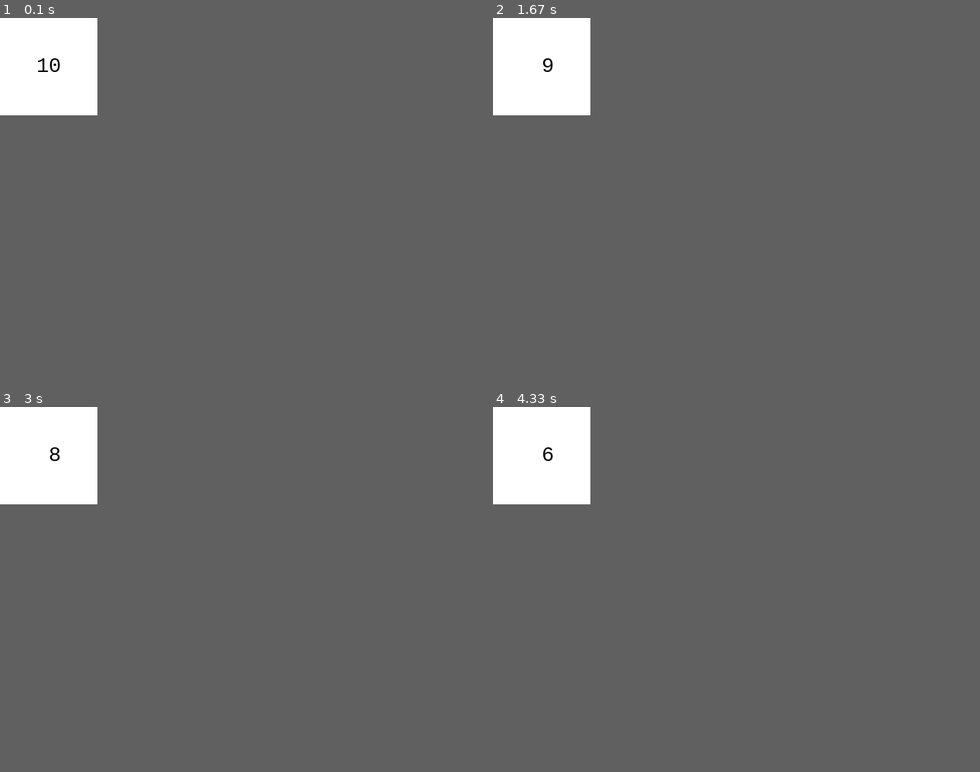
Above: before the commit, frames 1-4 (two rows, left to right).
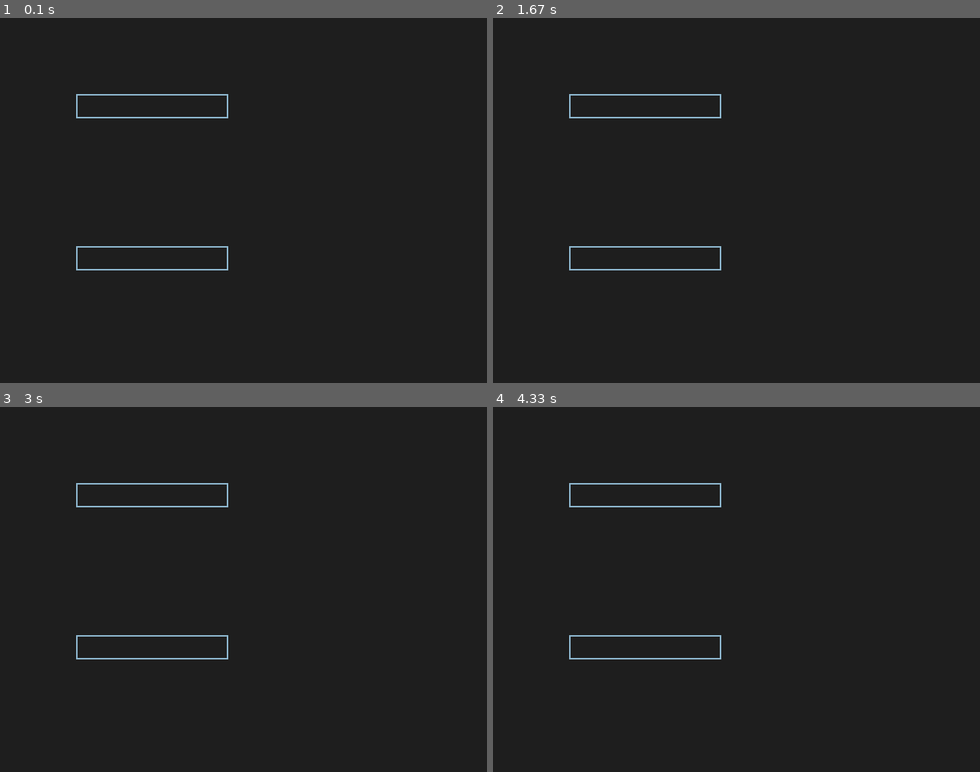
Above: after the commit, the same moments.

Repository: merry-cooperation/refactorMeowHero
Game: pygame game, started from src/modules/interface.py
Same seed, same stepped clock (60 frames per second), same inputs: the game is played once before the commit and once after it.
Inputs (mouse positions are in pixels of both pictures, inside the frame that each line leads up to):
- Up to frame 1 (0.1 s): no input
- Up to frame 2 (1.67 s): click (643, 105) at 0.38 s; tap Enter at 0.67 s; tap Backspace at 1 s; click (916, 328) at 1.38 s
- Up to frame 3 (3 s): click (150, 647) at 2.27 s; click (228, 527) at 2.6 s
- Up to frame 4 (4.33 s): click (643, 494) at 3.43 s; click (887, 582) at 3.77 s
In our replay, the window is 128x128 before the commit and 640x480 after it. These sizes can differ from the game's own. Grey fills any space a smaller window leaves; there, only what the larger window draws over its background counts as a difference.

The runs differ from the first frame. In frame 1, 5.9% of the frame differs, in the area x 0-47%, y 0-70%; in frame 2, 5.9%; in frame 3, 5.9%; in frame 4, 5.9%.

Commit message:
Input box class added

Diff:
--- a/src/main.py
+++ b/src/main.py
@@ -273,11 +273,14 @@
             victory = False
 
         pygame.display.update()
-
         main_clock.tick(FPS)
 
+    pygame.mixer.music.stop()
+
     if victory:
+        # checking for new record
         if score > top_score:
+            # TODO: put level in player.levels
             handler = open("../stats/high_score.json", 'r')
             data = json.load(handler)
             handler.close()
@@ -286,10 +289,8 @@
             json.dump(data, handler)
             handler.close()
     else:
-        pygame.mixer.music.stop()
         game_over_sound.play()
 
-    # TODO: check if game is over
     pygame.display.update()
     wait_for_player_to_press_key(player)
 
@@ -420,6 +421,9 @@
                     # break
                 elif button_quit.is_over(mouse_pos):
                     sys.exit(0)
+                elif not_you_text_button.is_over(mouse_pos):
+                    # TODO: draw input_view
+                    pass
 
 
 def main():
--- a/src/modules/interface.py
+++ b/src/modules/interface.py
@@ -36,13 +36,19 @@
         self.x = int(x)
         self.y = int(y)
         self.buffer = ""
-        self.text_rect = None
+        self.rect = None
 
     def draw(self, window, text):
         text_object = self.font.render(text, 1, self.color)
-        self.text_rect = text_object.get_rect()
-        self.text_rect.topleft = (self.x, self.y)
-        window.blit(text_object, self.text_rect)
+        self.rect = text_object.get_rect()
+        self.rect.topleft = (self.x, self.y)
+        window.blit(text_object, self.rect)
+
+    def is_over(self, pos):  # pos is the mouse position or a tuple of (x,y) coordinates
+        if pos[0] > self.rect.left and pos[0] < self.rect.right:
+            if pos[1] > self.rect.top and pos[1] < self.rect.bottom:
+                return True
+        return False
 
 
 class Player:
@@ -62,9 +68,55 @@
         json.dump(data, handler)
         handler.close()
 
-# TODO: describe me pls
+
+# don't touch
+pygame.init()
+screen = pygame.display.set_mode((640, 480))
+COLOR_INACTIVE = pygame.Color('lightskyblue3')
+COLOR_ACTIVE = pygame.Color('dodgerblue2')
+FONT = pygame.font.Font(None, 32)
+
+
 class InputBox:
-    pass
+    def __init__(self, x, y, w, h, text=''):
+        self.rect = pygame.Rect(x, y, w, h)
+        self.color = COLOR_INACTIVE
+        self.text = text
+        self.txt_surface = FONT.render(text, True, self.color)
+        self.active = False
+
+    def handle_event(self, event):
+        if event.type == pygame.MOUSEBUTTONDOWN:
+            # If the user clicked on the input_box rect.
+            if self.rect.collidepoint(event.pos):
+                # Toggle the active variable.
+                self.active = not self.active
+            else:
+                self.active = False
+            # Change the current color of the input box.
+            self.color = COLOR_ACTIVE if self.active else COLOR_INACTIVE
+        if event.type == pygame.KEYDOWN:
+            if self.active:
+                if event.key == pygame.K_RETURN:
+                    print(self.text)
+                    self.text = ''
+                elif event.key == pygame.K_BACKSPACE:
+                    self.text = self.text[:-1]
+                else:
+                    self.text += event.unicode
+                # Re-render the text.
+                self.txt_surface = FONT.render(self.text, True, self.color)
+
+    def update(self):
+        # Resize the box if the text is too long.
+        width = max(200, self.txt_surface.get_width()+10)
+        self.rect.w = width
+
+    def draw(self, window):
+        # Blit the text.
+        window.blit(self.txt_surface, (self.rect.x + 5, self.rect.y + 5))
+        # Blit the rect.
+        pygame.draw.rect(window, self.color, self.rect, 2)
 
 
 # module testing
@@ -84,7 +136,7 @@
     image = pygame.image.load('../../drawable/buttons/red_button.png')
     image = pygame.transform.scale(image, (int(WINDOW_WIDTH/3), int(WINDOW_HEIGHT/8)))
 
-    button = Button(image, 50, 100, 50, 100, "tesst")
+    button = Button(image, 50, 100, 50, 100, "test")
 
     while True:
         for event in pygame.event.get():
@@ -108,7 +160,7 @@
         clock.tick(fps)
 
     pygame.quit()
-    sys.exit
+    sys.exit(0)
 
 
 def timer_test():
@@ -135,5 +187,31 @@
         break
 
 
+def input_box_test():
+    clock = pygame.time.Clock()
+
+    input_box1 = InputBox(100, 100, 140, 32)
+    input_box2 = InputBox(100, 300, 140, 32)
+    input_boxes = [input_box1, input_box2]
+    done = False
+
+    while not done:
+        for event in pygame.event.get():
+            if event.type == pygame.QUIT:
+                done = True
+            for box in input_boxes:
+                box.handle_event(event)
+
+        for box in input_boxes:
+            box.update()
+
+        screen.fill((30, 30, 30))
+        for box in input_boxes:
+            box.draw(screen)
+
+        pygame.display.flip()
+        clock.tick(30)
+
+
 if __name__ == '__main__':
-    timer_test()
+    input_box_test()
